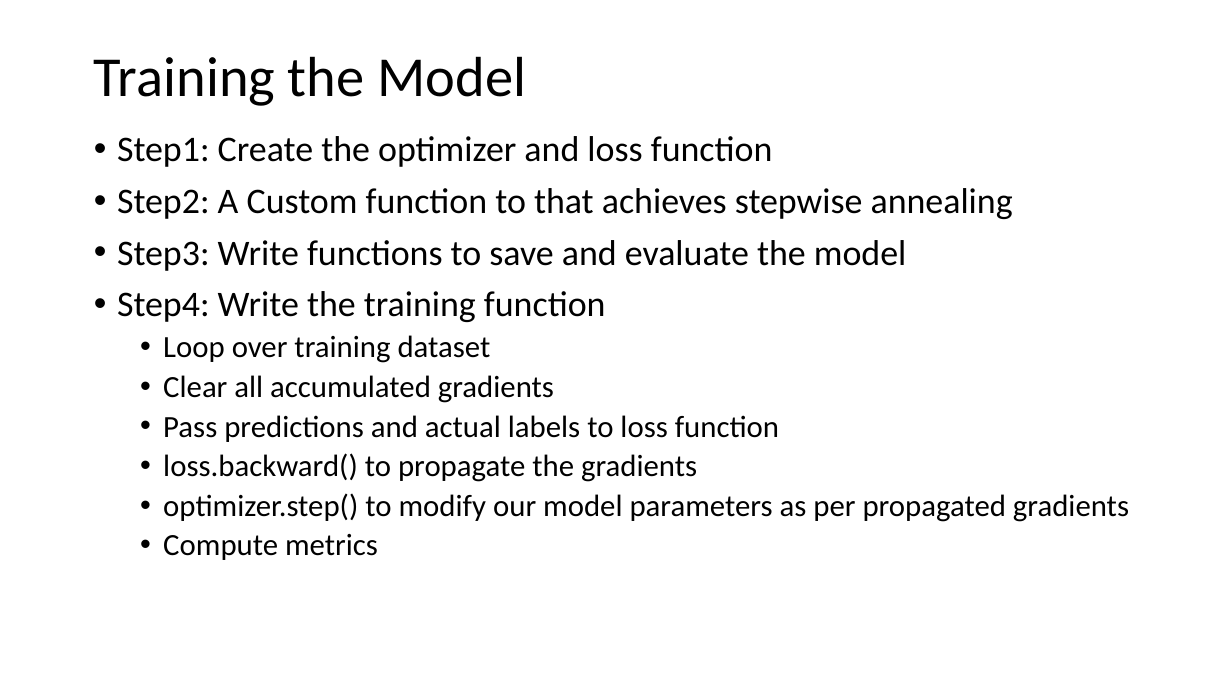
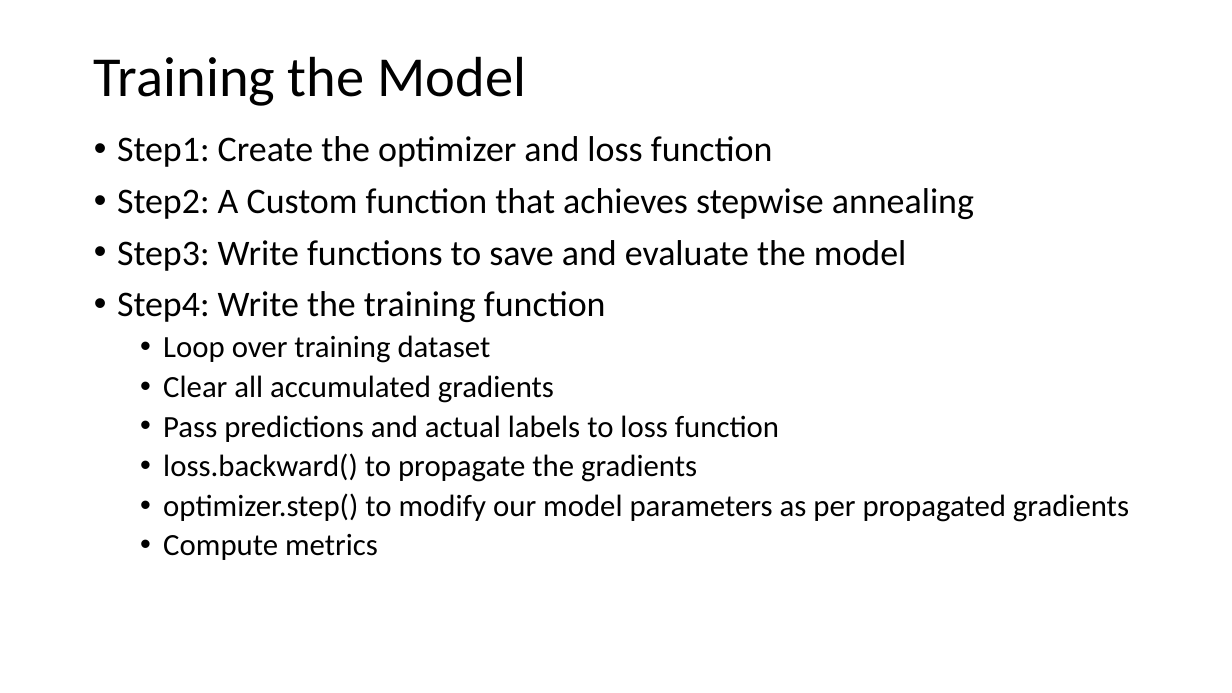
Before and after one commit to chaituValKanO/ImageClassificationUsingTransferLearning, a slide deck: slide 28 of presentation/ImageClassificationusingTransferLearning.pptx. Drawn at 1232x693 pixels with LibreOffice and Linux fonts; fonts in the diff are those of the drawing. Boxes give left, top, right and bottom in pixels: in the first picture for what was removed or moved away, otherwise in the second. Text is boxed around its words. In the diff, an @@ line names an element or a change of style, - is before the commit and + after.

Commit message:
Updated Presentation and Resnet model

```diff
--- a/presentation/ImageClassificationusingTransferLearning.pptx
+++ b/presentation/ImageClassificationusingTransferLearning.pptx
@@ text at (117,188,974,219): text changed @@
-• Step2: A Custom function to that achieves stepwise annealing
+• Step2: A Custom function that achieves stepwise annealing
```
Also in this commit, not shown: 9 other slides changed, 2 slides added, 1 other file.
